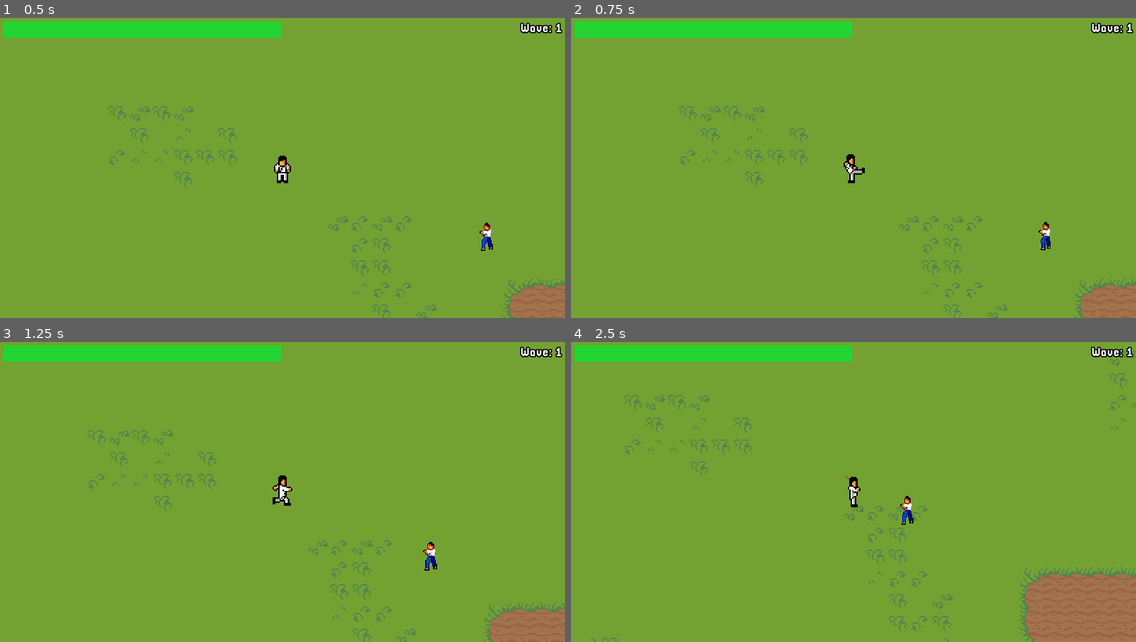
Above: before the commit, frames 1-4 (two rows, left to right).
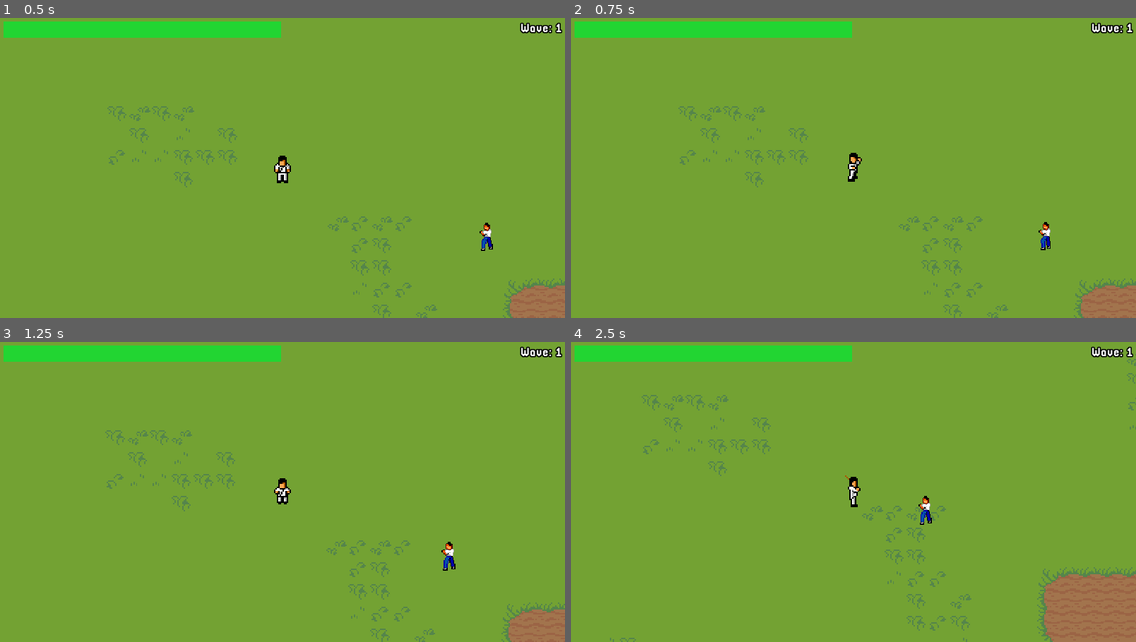
Above: after the commit, the same moments.

Repository: MysteryCoder456/KungFitGame
Game: Godot game, scene res://src/scenes/World.tscn
Two runs of this game, one before a commit and one after it. Both use one fixed random seed, a clock stepped at 60 frames per second and the inputs below.
Inputs:
- Up to frame 1 (0.5 s): no input
- Up to frame 2 (0.75 s): hold D (move_right) from 0.53 s (still down); hold P (kick_attack) from 0.53 s (still down)
- Up to frame 3 (1.25 s): keep holding D (move_right); keep holding P (kick_attack); tap O (stick_attack) at 0.8 s
- Up to frame 4 (2.5 s): release D (move_right) at 1.28 s; release P (kick_attack) at 1.28 s; hold S (move_down) 1.28-2.03 s; tap O (stick_attack) at 1.35, 2.3 s; tap P (kick_attack) at 1.55 s; hold D (move_right) from 2.03 s (still down); hold P (kick_attack) from 2.03 s (still down)

Frame 1 is identical in both runs. In frame 2, 0.2% of the frame differs, in the area x 48-52%, y 44-56%; in frame 3, 2.7%; in frame 4, 3.5%, in the area x 3-100%, y 3-100%.

Commit message:
added enemy damage

Diff:
--- a/FitnessGame/src/actors/Enemy.tscn
+++ b/FitnessGame/src/actors/Enemy.tscn
@@ -14,6 +14,7 @@
 speed = 35.0
 attack_damage_min = 5.0
 attack_damage_max = 15.0
+starting_health = 100.0
 
 [node name="AnimatedSprite" type="AnimatedSprite" parent="."]
 scale = Vector2( 0.68, 0.68 )
--- a/FitnessGame/src/actors/KungFuMan.tscn
+++ b/FitnessGame/src/actors/KungFuMan.tscn
@@ -25,7 +25,9 @@
 script = ExtResource( 2 )
 speed = 80.0
 raw_max_health = 200.0
+raw_strength = 20.0
 health_multiplier = 1.0
+strength_multiplier = 1.0
 
 [node name="AnimatedSprite" type="AnimatedSprite" parent="."]
 frames = ExtResource( 1 )
--- a/FitnessGame/src/scripts/Enemy.gd
+++ b/FitnessGame/src/scripts/Enemy.gd
@@ -16,6 +16,7 @@
 export var speed: float
 export var attack_damage_min: float
 export var attack_damage_max: float
+export var starting_health: float
 
 var velocity = Vector2.ZERO
 var direction = Direction.DOWN
@@ -24,6 +25,8 @@
 var target: Node2D
 var nav: Navigation2D
 var path = []
+
+onready var health = starting_health
 
 onready var animated_sprite = $AnimatedSprite
 onready var attack_timer = $AttackTimer
@@ -90,6 +93,15 @@
 	target.damage(damage_value)
 
 
+func damage(damage_amount: float):
+	health -= damage_amount
+	if health <= 0:
+		# TODO: Make a death and hit animation
+		print("ded")
+		get_parent().remove_child(self)
+		queue_free()
+
+
 func _on_AttackTimer_timeout():
 	if global_position.distance_to(target.global_position) <= pathfinding_threshold:
 		do_damage_to_target()
--- a/FitnessGame/src/scripts/KungFuMan.gd
+++ b/FitnessGame/src/scripts/KungFuMan.gd
@@ -17,20 +17,24 @@
 }
 
 export var speed: float
-export var raw_max_health: float  # Base health value to modify with multiplier upgrades
-export var health_multiplier: float  # TODO: Make this an upgrade later
+
+# Base values to modify with multiplier upgrades
+export var raw_max_health: float
+export var raw_strength: float
+
+# TODO: Make these upgrades later
+export var health_multiplier: float
+export var strength_multiplier: float
 
 var velocity = Vector2.ZERO
 var direction = Direction.DOWN
 var state = State.IDLE
-
-var enemies_above: Array = []
-var enemies_below: Array = []
-var enemies_on_right: Array = []
-var enemies_on_left: Array = []
+var enemies = [[], [], [], []]  # Array of arrays for each direction
 
 onready var actual_max_health = raw_max_health * health_multiplier
 onready var health = actual_max_health
+
+onready var actual_strength = raw_strength * strength_multiplier
 
 onready var animated_sprite: AnimatedSprite = $AnimatedSprite
 onready var hud: PlayerHUD = $CanvasLayer/HUD
@@ -48,15 +52,6 @@
 func _physics_process(delta: float):
 	velocity = get_movement_vel()
 
-	if velocity.y < 0:
-		direction = Direction.UP
-	elif velocity.y > 0:
-		direction = Direction.DOWN
-	elif velocity.x < 0:
-		direction = Direction.LEFT
-	elif velocity.x > 0:
-		direction = Direction.RIGHT
-
 	var dir_str = DIRECTION_STRINGS[direction]
 
 	match state:
@@ -69,6 +64,15 @@
 		State.RUNNING:
 			if velocity == Vector2.ZERO:
 				state = State.IDLE
+
+			if velocity.y < 0:
+				direction = Direction.UP
+			elif velocity.y > 0:
+				direction = Direction.DOWN
+			elif velocity.x < 0:
+				direction = Direction.LEFT
+			elif velocity.x > 0:
+				direction = Direction.RIGHT
 
 			animated_sprite.play("running_%s" % dir_str)
 			velocity = move_and_slide(velocity)
@@ -103,43 +107,49 @@
 
 
 func stick_attack():
-	# TODO
+	for enemy in enemies[direction]:
+		enemy.damage(actual_strength)
+
 	state = State.STICKING
 	attack_timer.start()
 
 
 func kick_attack():
-	# TODO
+	for enemy in enemies[direction]:
+		# Kick does twice the damage as stick but leaves
+		# the player vulnerable to attacks for longer
+		enemy.damage(actual_strength * 2)
+
 	state = State.KICKING
 	attack_timer.start()
 
 
 func _on_UpEnemyDetector_body_entered(body: Enemy):
-	enemies_above.append(body)
+	enemies[Direction.UP].append(body)
 
 func _on_UpEnemyDetector_body_exited(body: Enemy):
-	enemies_above.erase(body)
+	enemies[Direction.UP].erase(body)
 
 
 func _on_DownEnemyDetector_body_entered(body: Enemy):
-	enemies_below.append(body)
+	enemies[Direction.DOWN].append(body)
 
 func _on_DownEnemyDetector_body_exited(body: Enemy):
-	enemies_below.erase(body)
+	enemies[Direction.DOWN].erase(body)
 
 
 func _on_LeftEnemyDetector_body_entered(body: Enemy):
-	enemies_on_left.append(body)
+	enemies[Direction.LEFT].append(body)
 
 func _on_LeftEnemyDetector_body_exited(body: Enemy):
-	enemies_on_left.erase(body)
+	enemies[Direction.LEFT].erase(body)
 
 
 func _on_RightEnemyDetector_body_entered(body: Enemy):
-	enemies_on_right.append(body)
+	enemies[Direction.RIGHT].append(body)
 
 func _on_RightEnemyDetector_body_exited(body: Enemy):
-	enemies_on_right.erase(body)
+	enemies[Direction.RIGHT].erase(body)
 
 
 func _on_AnimatedSprite_animation_finished():
--- a/FitnessGame/src/sprite_frames/KungFuMan.tres
+++ b/FitnessGame/src/sprite_frames/KungFuMan.tres
@@ -214,17 +214,17 @@
 "frames": [ ExtResource( 16 ) ],
 "loop": false,
 "name": "kick_attack_down",
-"speed": 2.0
+"speed": 1.5
 }, {
 "frames": [ ExtResource( 15 ) ],
 "loop": false,
 "name": "kick_attack_right",
-"speed": 2.0
+"speed": 1.5
 }, {
 "frames": [ ExtResource( 14 ) ],
 "loop": false,
 "name": "kick_attack_left",
-"speed": 2.0
+"speed": 1.5
 }, {
 "frames": [ SubResource( 33 ), SubResource( 34 ), SubResource( 35 ), SubResource( 36 ) ],
 "loop": false,
@@ -239,7 +239,7 @@
 "frames": [ ExtResource( 13 ) ],
 "loop": false,
 "name": "kick_attack_up",
-"speed": 2.0
+"speed": 1.5
 }, {
 "frames": [ SubResource( 41 ), SubResource( 42 ), SubResource( 43 ), SubResource( 44 ) ],
 "loop": false,
